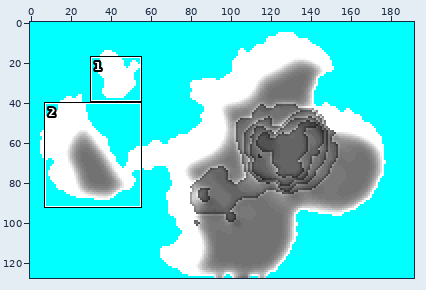
One commit to this sprite sheet: World/MapGen/moisture_map.png. Above, an overview of the earlier version with the close-up marked.
Close-up. Old version:
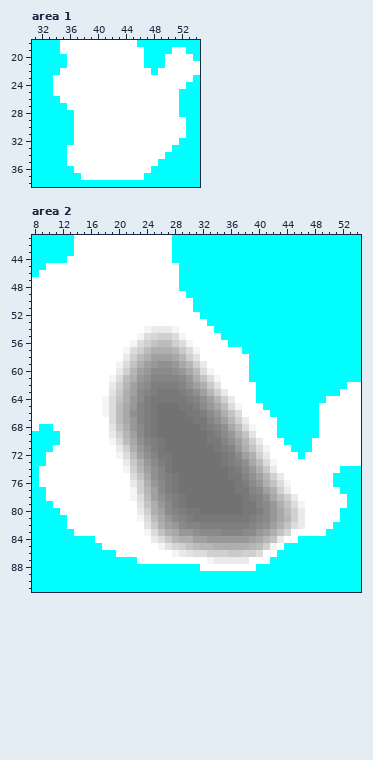
The file is 192x128 pixels. Colours within 5 levels of each other are drawn and written as one. Shown: area 1: x 31..54, y 18..38; area 2: x 8..54, y 41..91. The commit also changed other parts of the picture, which this record leaves out.
After the commit:
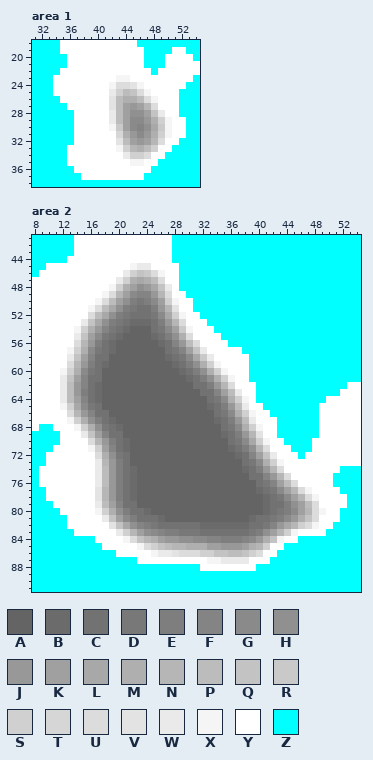
Palette (. is transparent): A #646464  B #6b6b6b  C #727272  D #787878  E #7e7e7e  F #848484  G #8a8a8a  H #909090  J #989898  K #a0a0a0  L #a8a8a8  M #afafaf  N #b6b6b6  P #bcbcbc  Q #c3c3c3  R #c9c9c9  S #d0d0d0  T #d6d6d6  U #dcdcdc  V #e3e3e3  W #eaeaea  X #f5f5f5  Y #ffffff  Z #00ffff
Difference:
Changed rows in their new state; - is an unchanged pixel.
Area 1:
first column x 42:
23 -XX------
24 XUUVX----
25 WSPQUX---
26 VPMMPUX--
27 VPKJKNU--
28 WPKHHKQW-
29 WPKGGJMSX
30 XRKGFHLRX
31 -TMJGJMSX
32 -VPKJKNU-
33 -XSNMPS--
34 --WSSU---
35 ---XX----
Area 2:
first column x 12:
45 ----------XWW-------------------------
46 ---------WSQRUX-----------------------
47 --------WSMLMPU-----------------------
48 -------XSMKHJLQW----------------------
49 ------XUNKGFFJNU----------------------
50 -----XUPKHEDEGKSX---------------------
51 ----XUPLHEDCCEJNV---------------------
52 ----UPLHEDCCCDGLSX--------------------
53 ---WQLHEDCBBBCEJNU--------------------
54 --XSMJFDCBAAACDGKRX-------------------
55 --WQKGDCBAAAABCEHMU-------------------
56 --UNJECBAAAAAABCFJPU------------------
57 -XSMGDCBAAAAAAACDFKQW-----------------
58 -WQKFCCAAAAAAAABCDGLRW----------------
59 -UNJECBAAAAAAAAABCEHMSX---------------
60 XSMGDCAAAAAAAAAAABCEHMSX--------------
61 WQKFCCAAAAAAAAAAAABCEHMSX-------------
62 WPJFCBAAAAAAAAAAAAACCEJNU-------------
63 WPJECBAAAAAAAAAAAAAACCFKPW------------
64 WPKFCBAAAAAAAAAAAAAAACDGMSX-----------
65 XSLGDCAAAAAAAAAAAAAAABCEJPW-----------
66 -UNJFCCAAAAAAAAAAAAAAACDGMSX----------
67 -XSMHECBAAAAAAAAAAAAAABCEJPW----------
68 --XSMHDCBAAAAAAAAAAAAAACDGMSX---------
69 ---WQKFCCAAAAAAAAAAAAAABCEJNV---------
70 ----UNJECBAAAAAAAAAAAAAACDGLSX--------
71 ----XSKFCBAAAAAAAAAAAAAABCEHNU--------
72 -----UMHDCAAAAAAAAAAAAAAABCFKQW-------
73 -----WNJECAAAAAAAAAAAAAAAACDGMSX------
74 -----WPJECBAAAAAAAAAAAAAAABCEJNU------
75 -----WPJECBAAAAAAAAAAAAAAAACCFJNU-----
76 -----WPJECBAAAAAAAAAAAAAAAAACDFKPU----
77 -----VNJECBAAAAAAAAAAAAAAAAABCDGKNUX--
78 -----VNJECBAAAAAAAAAAAAAAAAAABCDGKNUX-
79 -----WPKFCCAAAAAAAAAAAAAAAAAABCCEHKPU-
80 -----XSMHECCBAAAAAAAAAAAAAAAABCDEGKNUX
81 ------WQKGECCCBAAAAAAAAAAAABCCDEGJMQU-
82 -------VQLHFEDCCCCCCBBBBBBBCCDFJLNSUX-
83 --------WSNKHGFEEDDDCCCCCCCDEHKNSX----
84 ---------XUQNMKJJHHGGFFEEEFGJM-X------
85 -----------XUSQPNNMMMKKJJJKMN-Y-------
86 -------------XWWVUU-S-QQPPQ-----------
87 ----------------------X---------------
Boxes around the changes in both close-ups, in picture pixels (x1, y1, x2, y2):
changed: (109, 75, 172, 166)
changed: (60, 263, 326, 564)
